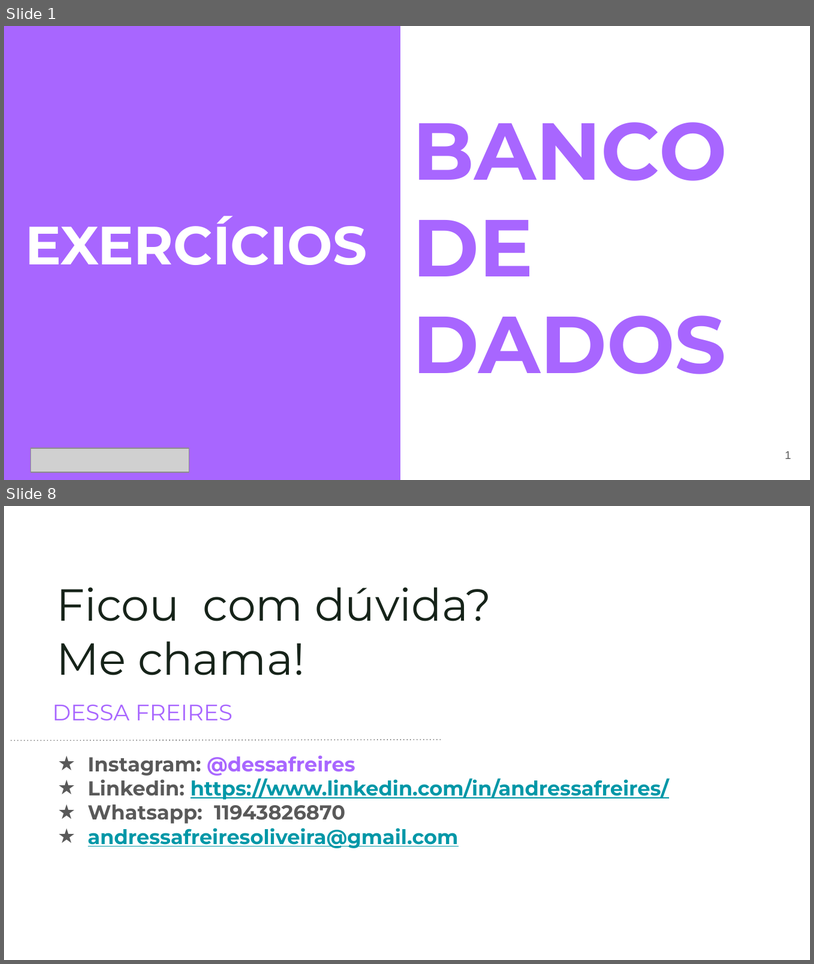
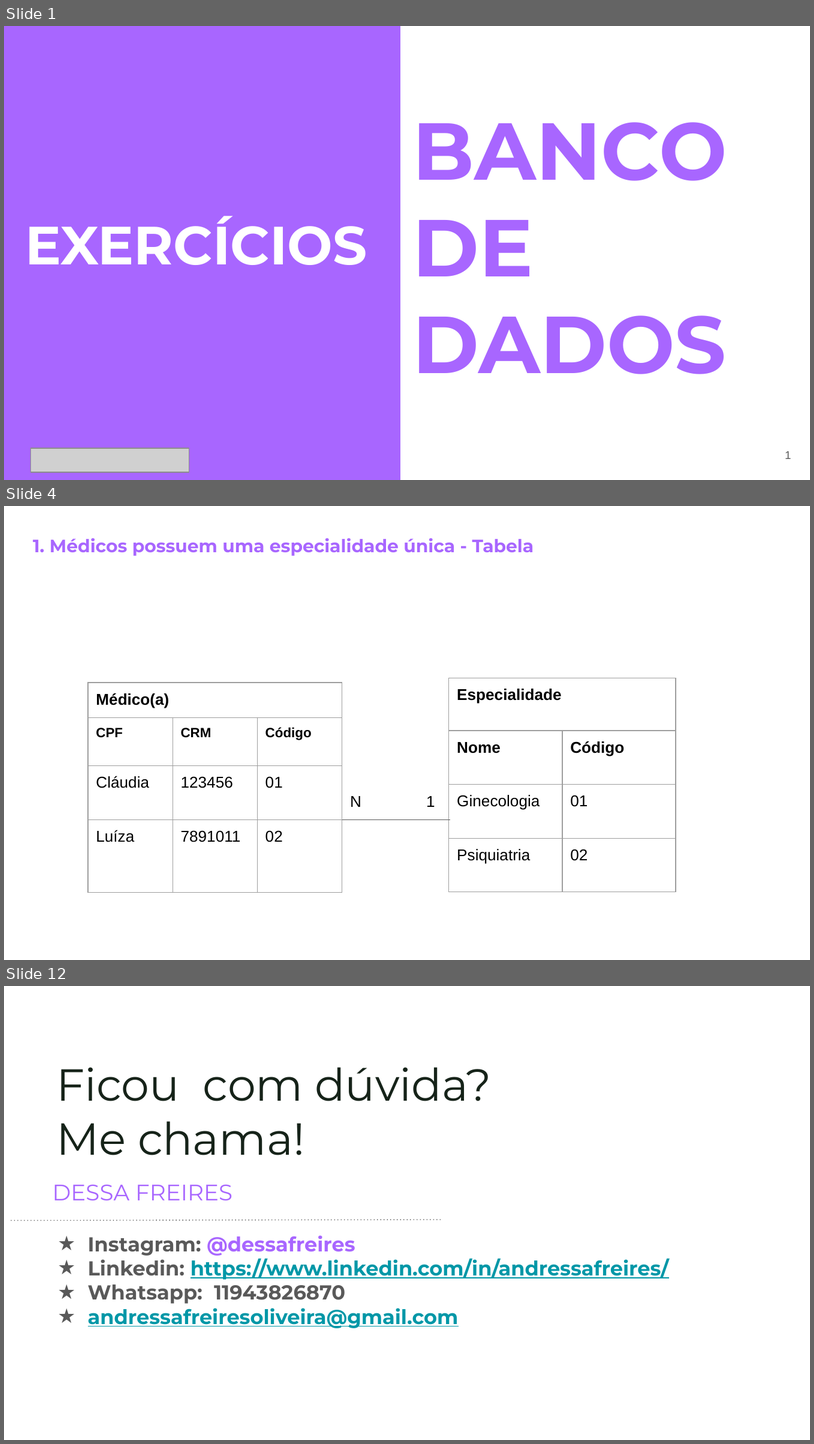
Before and after one commit to reprograma/On11-TodasEmTech-s12-BD, a slide deck: Representação Gráfica (MER) e Tabela Relacional.pptx. Shown one above the other, each under a label of ours: slides 1 and 8 before the commit, slides 1, 4 and 12 after it; the slides between them are not shown. The pictures are 814x964 and 814x1444 pixels, drawn with LibreOffice and Linux fonts; fonts in the diff are those of the drawing; grey boxes stand for pictures. Boxes give left, top, right and bottom in pixels: in the first picture for what was removed or moved away, otherwise in the second. Text is boxed around its words. In the diff, an @@ line names an element or a change of style, - is before the commit and + after.

```diff
--- a/Representação Gráfica (MER) e Tabela Relacional.pptx
+++ b/Representação Gráfica (MER) e Tabela Relacional.pptx
@@ slide 4 added at (4,506,810,960), background #FFFFFF @@
@@ text added at (33,538,534,556), 16 pt, text #A866FF, bold @@
+1. Médicos possuem uma especialidade única - Tabela
@@ table added at (88,682,342,892), 4 rows, 3 columns @@
+Médico(a) |  | 
+CPF | CRM | Código
+Cláudia | 123456 | 01
+Luíza | 7891011 | 02
@@ table added at (449,678,677,891), 4 rows, 2 columns @@
+Especialidade | 
+Nome | Código
+Ginecologia | 01
+Psiquiatria | 02
@@ text added at (350,796,362,807), 14 pt, text #000000 @@
+N
@@ text added at (426,796,435,807), 14 pt, text #000000 @@
+1
@@ line added from (342, 820) to (451, 820), #595959 0.75 pt @@
@@ what was slide 8 is now slide 12 @@
```
Also in this commit, not shown: 6 slides changed, 3 other slides added, 1 other file.
